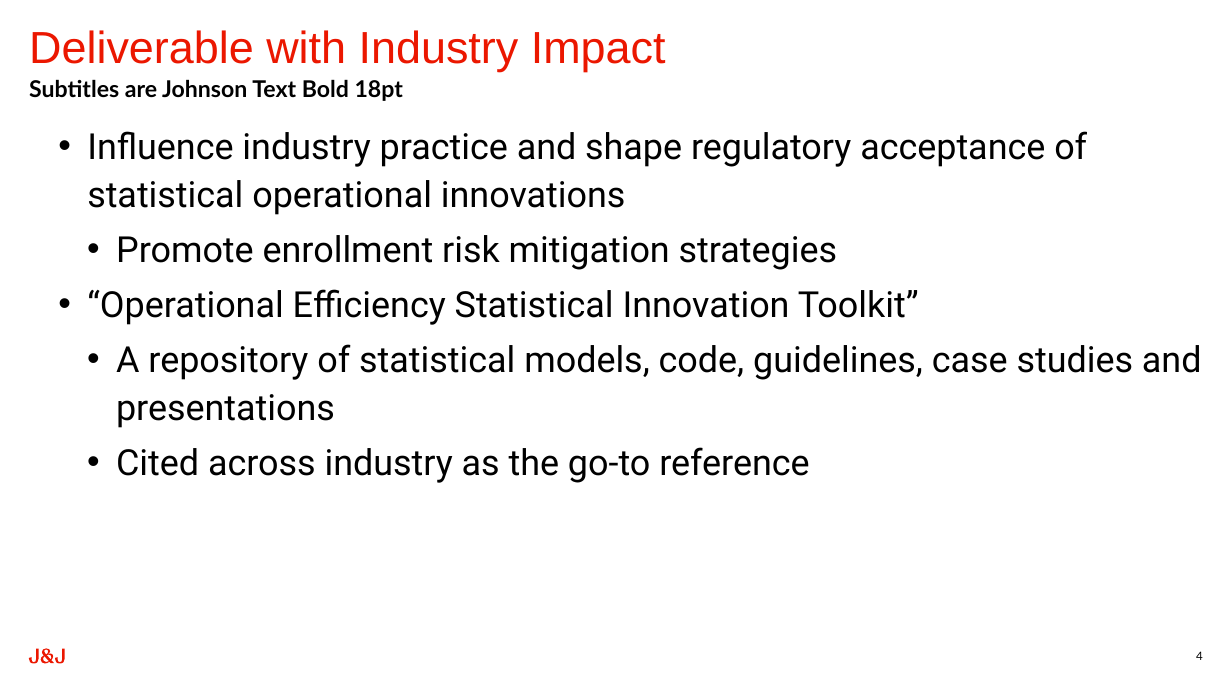
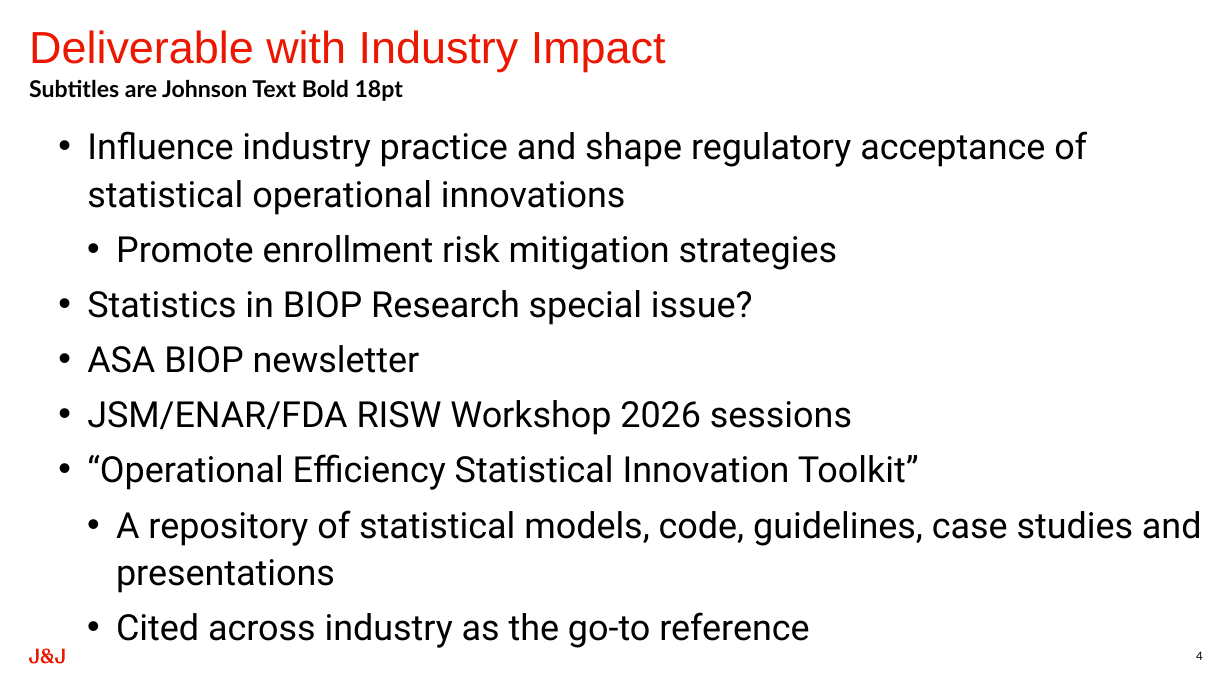
Before and after one commit to zhuoxinbms/efficiencyplustrials.github.io, a slide deck: slide 4 of Presentations/Pitch_deck.pptx. Drawn at 1232x693 pixels with LibreOffice and Linux fonts; fonts in the diff are those of the drawing. Boxes give left, top, right and bottom in pixels: in the first picture for what was removed or moved away, otherwise in the second. Text is boxed around its words. In the diff, an @@ line names an element or a change of style, - is before the commit and + after.

Commit message:
pitch deck modified with more deliverables and contacts

```diff
--- a/Presentations/Pitch_deck.pptx
+++ b/Presentations/Pitch_deck.pptx
@@ text at [87, 290, 852, 435]: paragraphs added @@
+  • Statistics in BIOP Research special issue?
+  • ASA BIOP newsletter
+  • JSM/ENAR/FDA RISW Workshop 2026 sessions
```
Also in this commit, not shown: 2 other slides changed.
